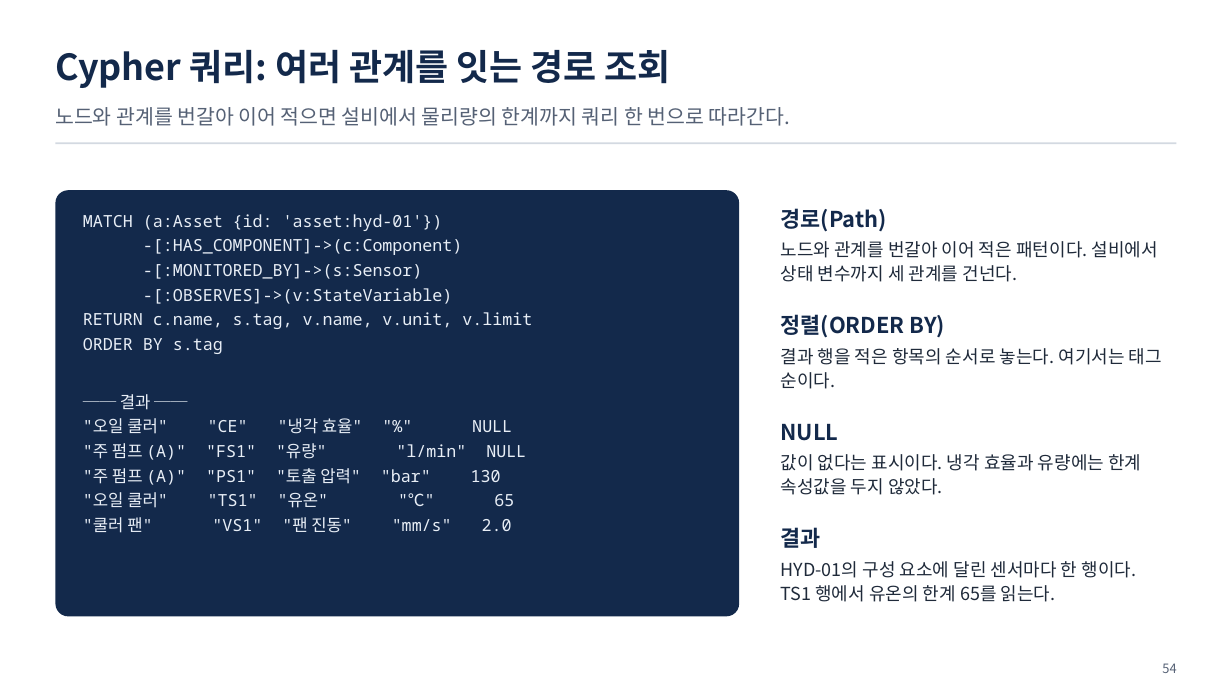
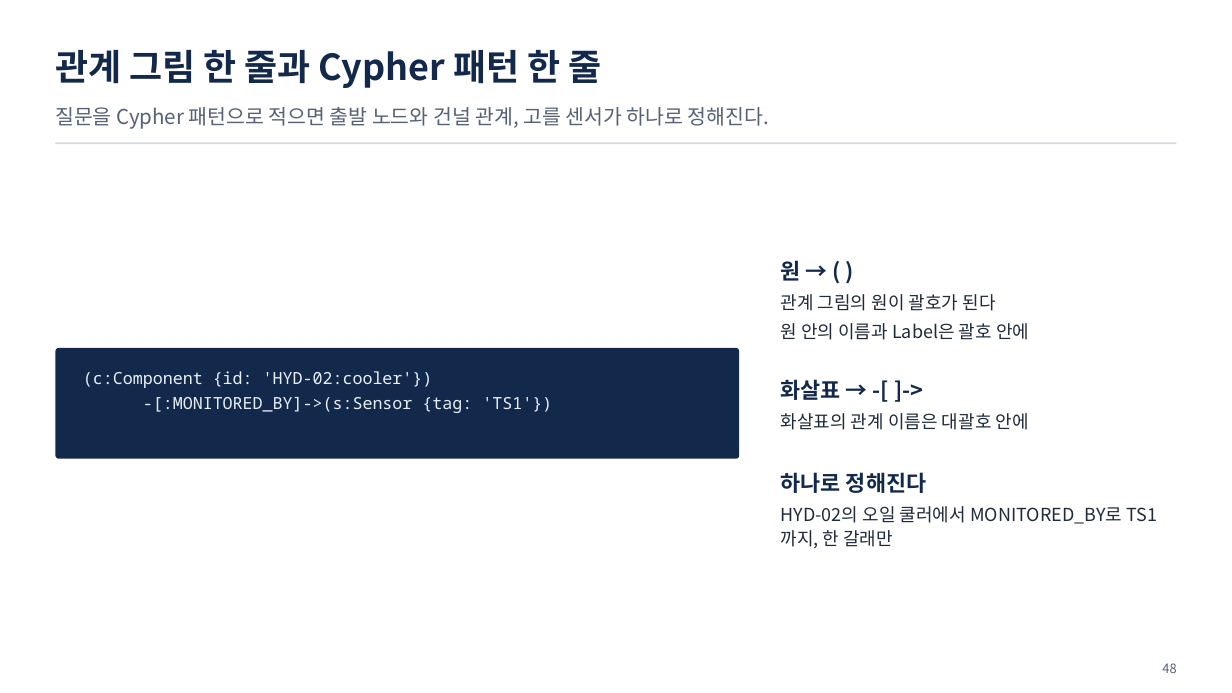
Before and after one commit to uengine-oss/hyd-iot-edu, a slide deck: slide 48 of workspace/강의제작/산출물/통합반/이론/02회차/통합반_02일차.pptx (slide 54 before the commit). Drawn at 1232x693 pixels with LibreOffice and Linux fonts; fonts in the diff are those of the drawing. Boxes give left, top, right and bottom in pixels: in the first picture for what was removed or moved away, otherwise in the second. Text is boxed around its words. In the diff, an @@ line names an element or a change of style, - is before the commit and + after.

Commit message:
통합 2회차 이론 덱 새 판 70장(화면 확정 2026-11-11, PPTX d208a7fc): 차례부터 새로 짜 원고 · 그림 15 · PPTX · 구성.json 장 범위 · 과정 README 확정 칸 · 빌더 코드 상자 배치(코드 높이에 맞춰 세로 가운데) · 공통 C-3과 덱 D-5에 AI 티 기준 · 덱 함정(시트.py 출력 자리) · CLAUDE.md 6절 줄 끝 함정 · 사실표 2.7 가리킴 4.5절 ② · 남은일 2회차 실라버스 어긋남 줄

```diff
--- a/workspace/강의제작/산출물/통합반/이론/02회차/통합반_02일차.pptx
+++ b/workspace/강의제작/산출물/통합반/이론/02회차/통합반_02일차.pptx
@@ text at (55, 50, 601, 88): text changed @@
-Cypher 쿼리: 여러 관계를 잇는 경로 조회
+관계 그림 한 줄과 Cypher 패턴 한 줄
@@ text at (55, 107, 769, 129): text changed @@
-노드와 관계를 번갈아 이어 적으면 설비에서 물리량의 한계까지 쿼리 한 번으로 따라간다.
+질문을 Cypher 패턴으로 적으면 출발 노드와 건널 관계, 고를 센서가 하나로 정해진다.
@@ text at (781, 260, 1029, 340): text changed @@
-경로(Path)
-노드와 관계를 번갈아 이어 적은 패턴이다. 설비에서 상태 변수까지 세 관계를 건넌다.
+원 → ( )
+관계 그림의 원이 괄호가 된다
+원 안의 이름과 Label은 괄호 안에
@@ rounded rectangle: place and size @@
-rounded rectangle at (55, 190, 739, 616)
+rounded rectangle at (55, 348, 739, 458)
@@ text at (83, 371, 552, 413): text changed @@
-MATCH (a:Asset {id: 'asset:hyd-01'})
--[:HAS_COMPONENT]->(c:Component)
--[:MONITORED_BY]->(s:Sensor)
--[:OBSERVES]->(v:StateVariable)
-RETURN c.name, s.tag, v.name, v.unit, v.limit
-ORDER BY s.tag
-── 결과 ──
-"오일 쿨러" "CE" "냉각 효율" "%" NULL
-"주 펌프 (A)" "FS1" "유량" "l/min" NULL
-"주 펌프 (A)" "PS1" "토출 압력" "bar" 130
-"오일 쿨러" "TS1" "유온" "℃" 65
-"쿨러 팬" "VS1" "팬 진동" "mm/s" 2.0
+(c:Component {id: 'HYD-02:cooler'})
+-[:MONITORED_BY]->(s:Sensor {tag: 'TS1'})
@@ text at (781, 379, 1029, 430): text changed @@
-정렬(ORDER BY)
-결과 행을 적은 항목의 순서로 놓는다. 여기서는 태그 순이다.
+화살표 → -[ ]->
+화살표의 관계 이름은 대괄호 안에
@@ text at (781, 472, 1122, 547): text changed @@
-NULL
-값이 없다는 표시이다. 냉각 효율과 유량에는 한계 속성값을 두지 않았다.
+하나로 정해진다
+HYD-02의 오일 쿨러에서 MONITORED_BY로 TS1까지, 한 갈래만
@@ text removed at (781, 527, 1137, 602) @@
-결과
-HYD-01의 구성 요소에 달린 센서마다 한 행이다. TS1 행에서 유온의 한계 65를 읽는다.
@@ text at (1162, 663, 1176, 673): text changed @@
-54
+48
```
Also in this commit, not shown: 28 other slides changed, 40 slides added, 50 slides removed, 25 other files.
